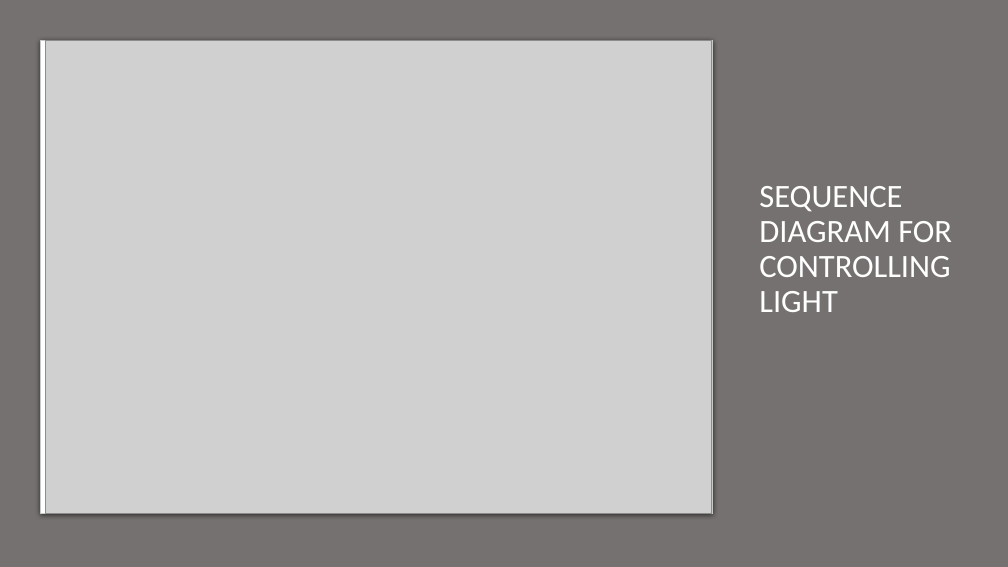
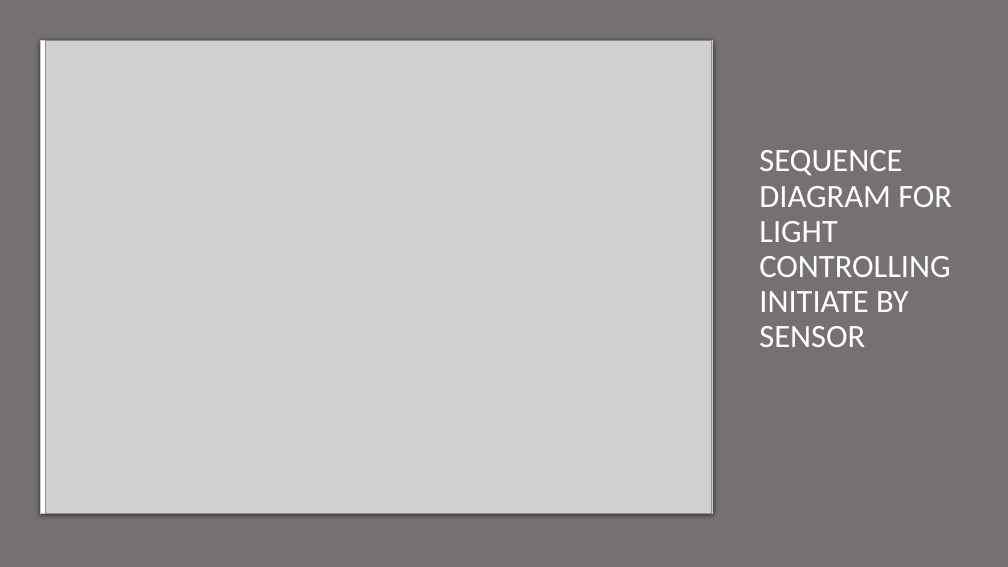
Before and after one commit to Microcontroller-Team-1/winter20-21, a slide deck: slide 9 of Project_Week_7&8/Precise Analysis.pptx (slide 6 before the commit). Drawn at 1008x567 pixels with LibreOffice and Linux fonts; fonts in the diff are those of the drawing; grey boxes stand for pictures. Boxes give left, top, right and bottom in pixels: in the first picture for what was removed or moved away, otherwise in the second. Text is boxed around its words. In the diff, an @@ line names an element or a change of style, - is before the commit and + after.

```diff
--- a/Project_Week_7&8/Precise Analysis.pptx
+++ b/Project_Week_7&8/Precise Analysis.pptx
@@ title at [759,150,952,347]: text changed @@
-SEQUENCE DIAGRAM FOR CONTROLLING LIGHT
+SEQUENCE DIAGRAM FOR LIGHT CONTROLLING
+INITIATE BY SENSOR
```
Also in this commit, not shown: 2 other slides changed, 1 slide added.
